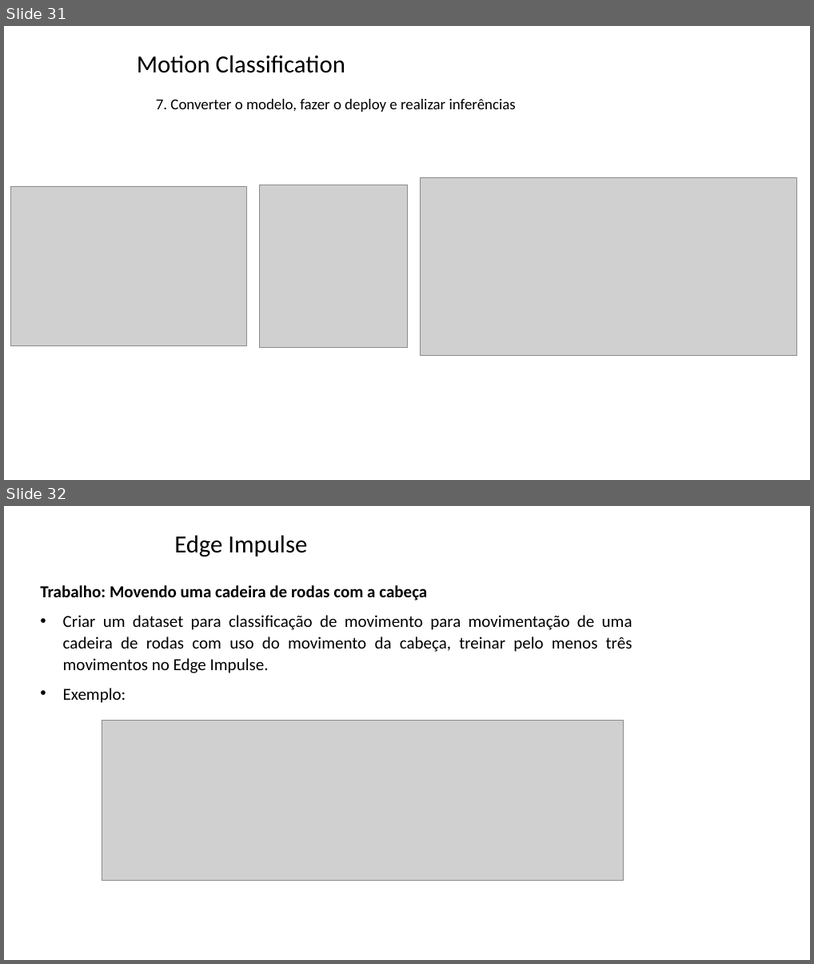
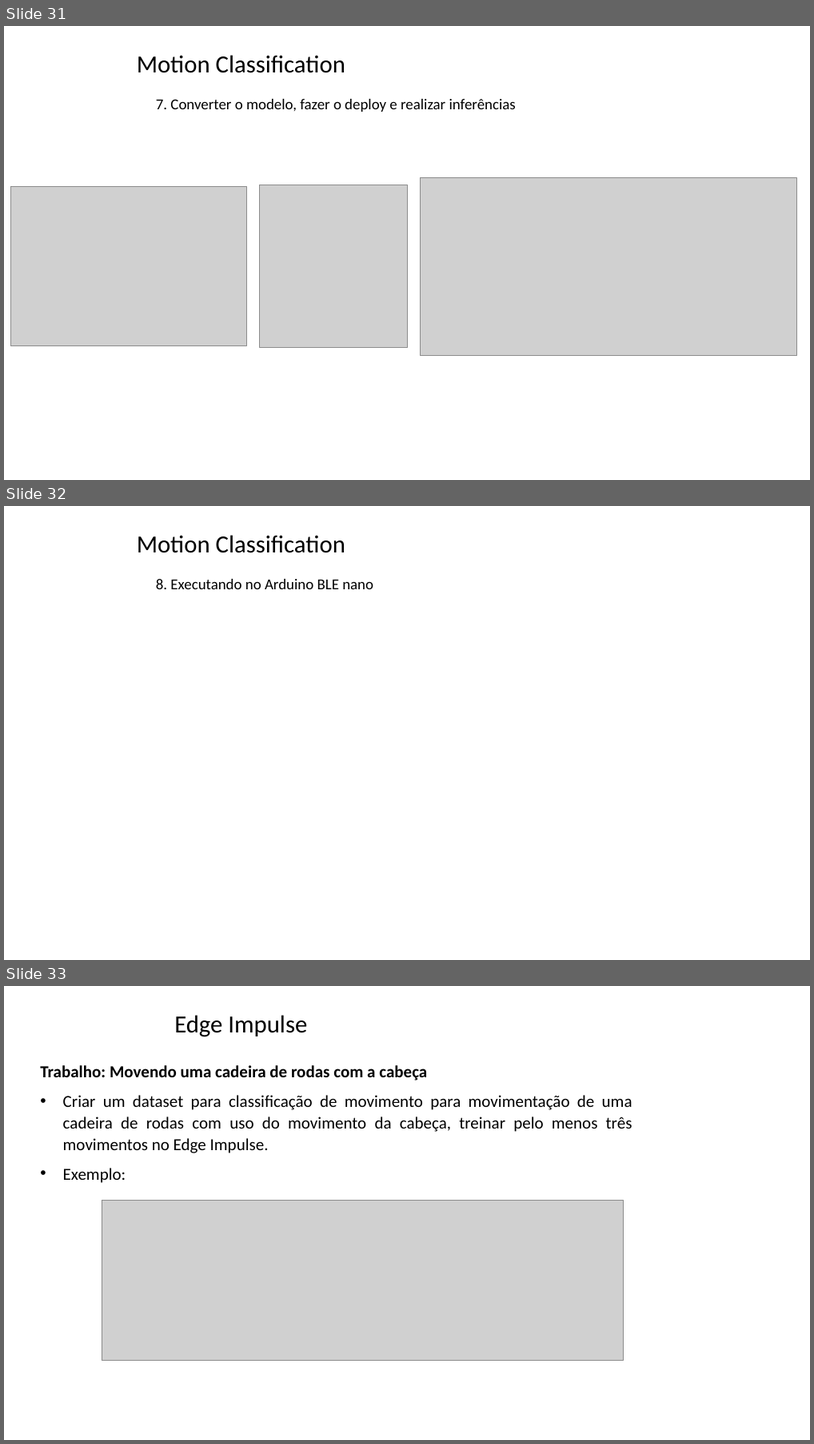
Before and after one commit to zz4fap/tp557-iot-ml, a slide deck: slides/TP557_15_classificação de movimentos.pptx. Shown one above the other, each under a label of ours: slides 31 and 32 before the commit, slides 31, 32 and 33 after it. The pictures are 814x964 and 814x1444 pixels, drawn with LibreOffice and Linux fonts; fonts in the diff are those of the drawing; grey boxes stand for pictures; background and template pictures are left out. Boxes give left, top, right and bottom in pixels: in the first picture for what was removed or moved away, otherwise in the second. Text is boxed around its words. In the diff, an @@ line names an element or a change of style, - is before the commit and + after.

Commit message:
update of slides

```diff
--- a/slides/TP557_15_classificação de movimentos.pptx
+++ b/slides/TP557_15_classificação de movimentos.pptx
@@ slide 32 added at bbox=[4, 506, 810, 960], background picture (left out) @@
@@ title added at bbox=[137, 535, 346, 553], 29.3 pt, text #000000 @@
+Motion Classification
@@ text added at bbox=[156, 579, 374, 589], 18 pt, text #000000 @@
+8. Executando no Arduino BLE nano
@@ what was slide 32 is now slide 33 @@
```
Also in this commit, not shown: 2 other files.
